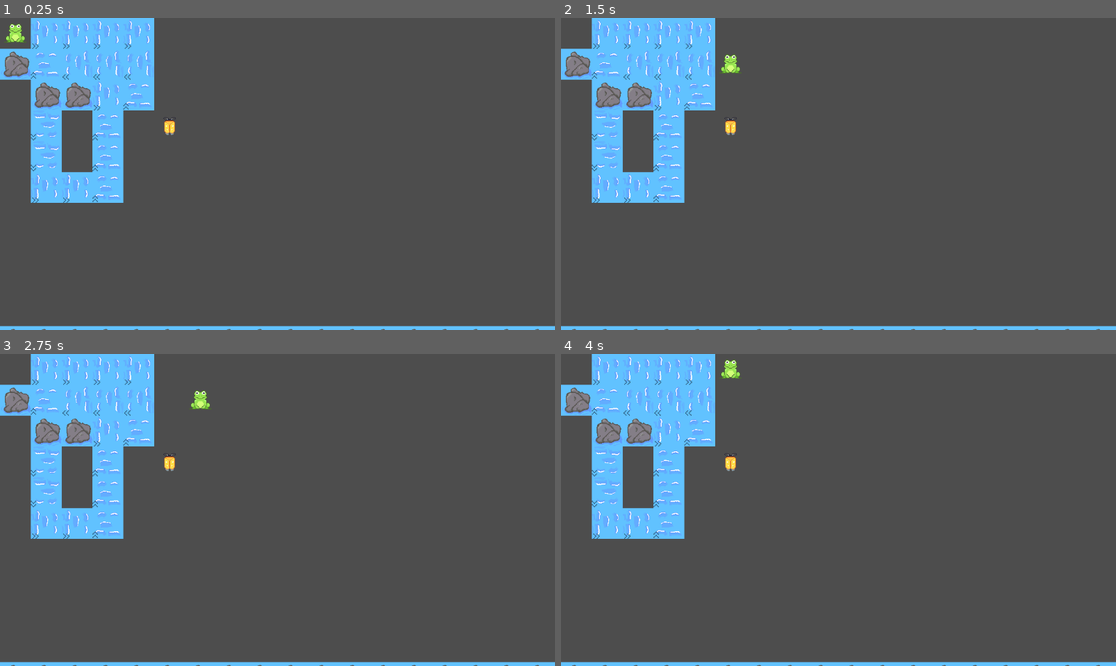
Above: before the commit, frames 1-4 (two rows, left to right).
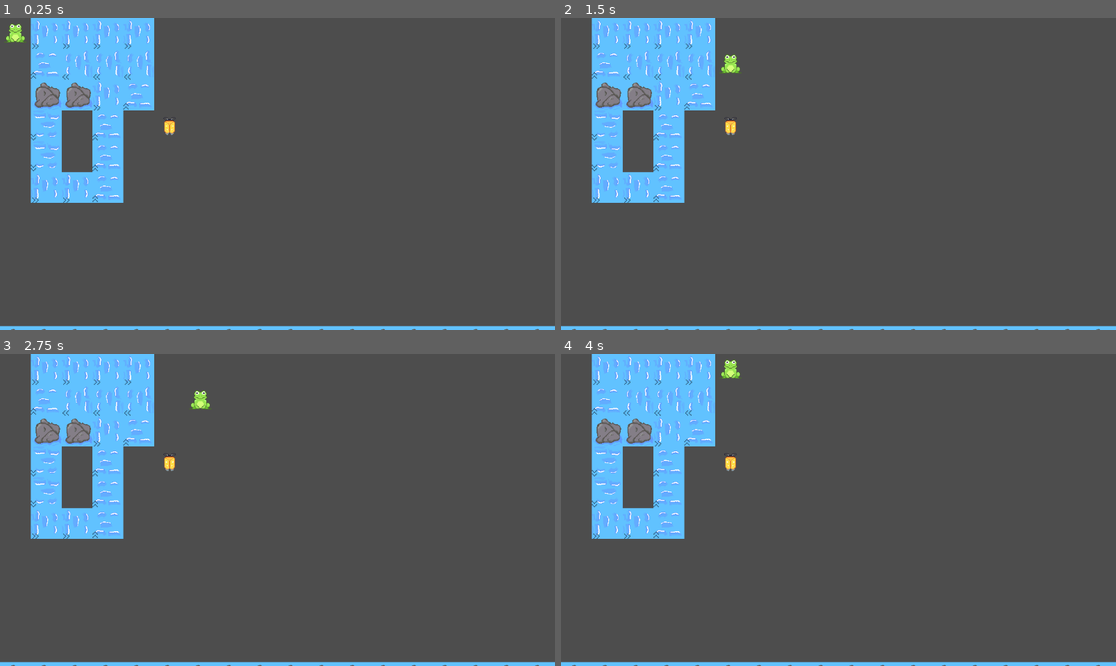
Above: after the commit, the same moments.

Repository: BingBucket/CS552-2D-Game
Game: Godot game, scene res://tiles/test.tscn
The game is run twice, just before and just after one commit, with the same random seed, the same clock (stepped at 60 frames per second) and the same inputs. The project has no main scene, so this scene is started directly.
Inputs:
- Up to frame 1 (0.25 s): no input
- Up to frame 2 (1.5 s): hold Right (right) 0.53-1.28 s; hold S (down) from 1.28 s (still down)
- Up to frame 3 (2.75 s): release S (down) at 2.03 s; hold Right (right) from 2.03 s (still down)
- Up to frame 4 (4 s): release Right (right) at 2.78 s; hold Up (up) 2.78-3.53 s; hold A (left) from 3.53 s (still down)

The runs differ from the first frame. In frame 1, 0.5% of the frame differs, in the area x 0-32%, y 9-38%; in frame 2, 0.5%; in frame 3, 0.5%; in frame 4, 0.5%.

Commit message:
random stuff

Diff:
--- a/aro's-quest/scripts/collectible.gd
+++ b/aro's-quest/scripts/collectible.gd
@@ -2,8 +2,8 @@
 @onready var sprite = $Area2D/AnimatedSprite2D
 @onready var timer = $Area2D/Timer
 signal collected
-func ready() -> void:
-	sprite.play()
+func _ready() -> void:
+	sprite.play("idle")
 func _on_area_2d_body_entered(body: Node2D) -> void:
 	if body.is_in_group("player"):
 		print("collected")
--- a/aro's-quest/tiles/test.tscn
+++ b/aro's-quest/tiles/test.tscn
@@ -8,7 +8,7 @@
 script = ExtResource("1_jtiyf")
 
 [node name="layer1" parent="." instance=ExtResource("3_fs8sc")]
-tile_map_data = PackedByteArray("AAAEAAEACgAAAAAAAgACAAEACgA …(239 unchanged characters)… AAAAAAAwABAAIACQAAAAAAAAACAAIACQAAAAAAAAAAAAEACQAAAAAAAAD//wAACQAAAAAAAAD//wEACQAAAAAAAAD//wIACQ …(860 unchanged characters)…
+tile_map_data = PackedByteArray("AAAEAAEACgAAAAAAAgACAAEACgA …(239 unchanged characters)… AAAAAAAwABAAIACQAAAAAAAAACAAIACQAAAAAAAAD//wAACQAAAAAAAAD//wEACQAAAAAAAAD//wIACQ …(860 unchanged characters)…
 
 [node name="layer2" parent="layer1" instance=ExtResource("3_fs8sc")]
 tile_map_data = PackedByteArray("AAAFAAMACgAAAAAABgA=")
